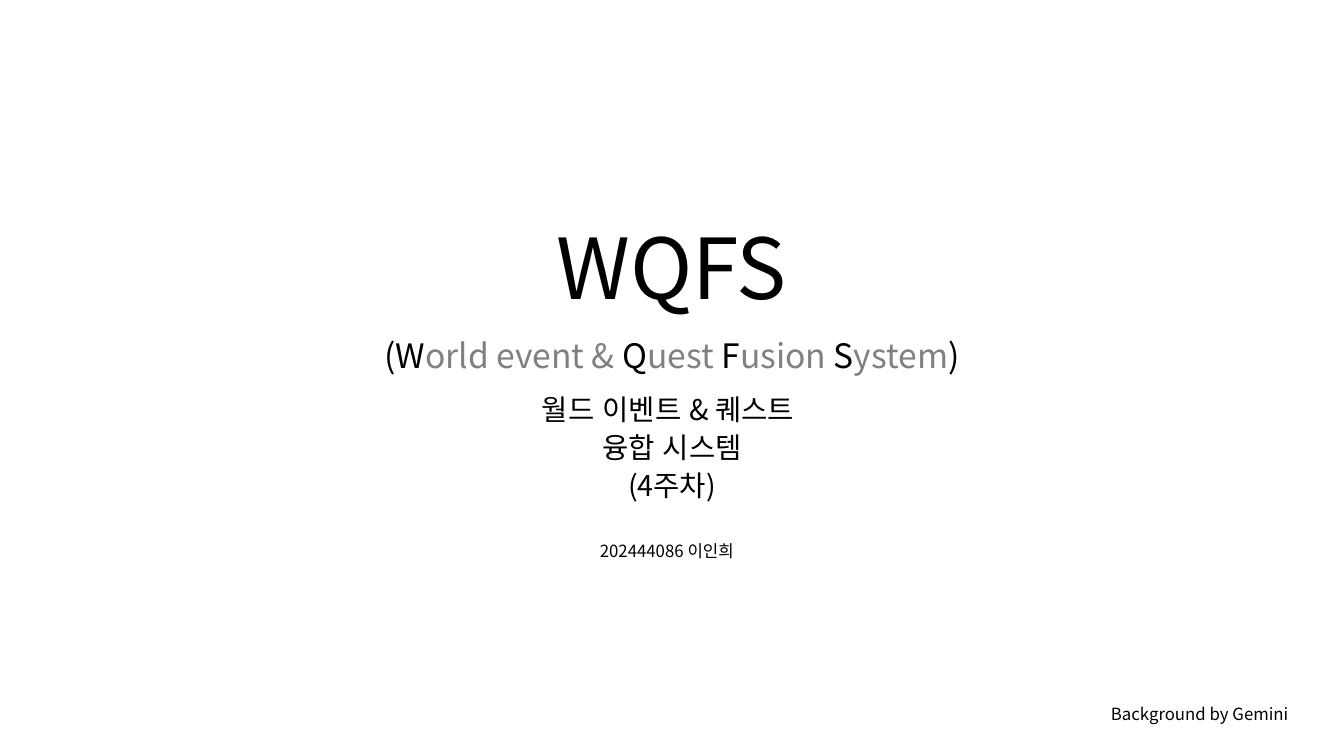
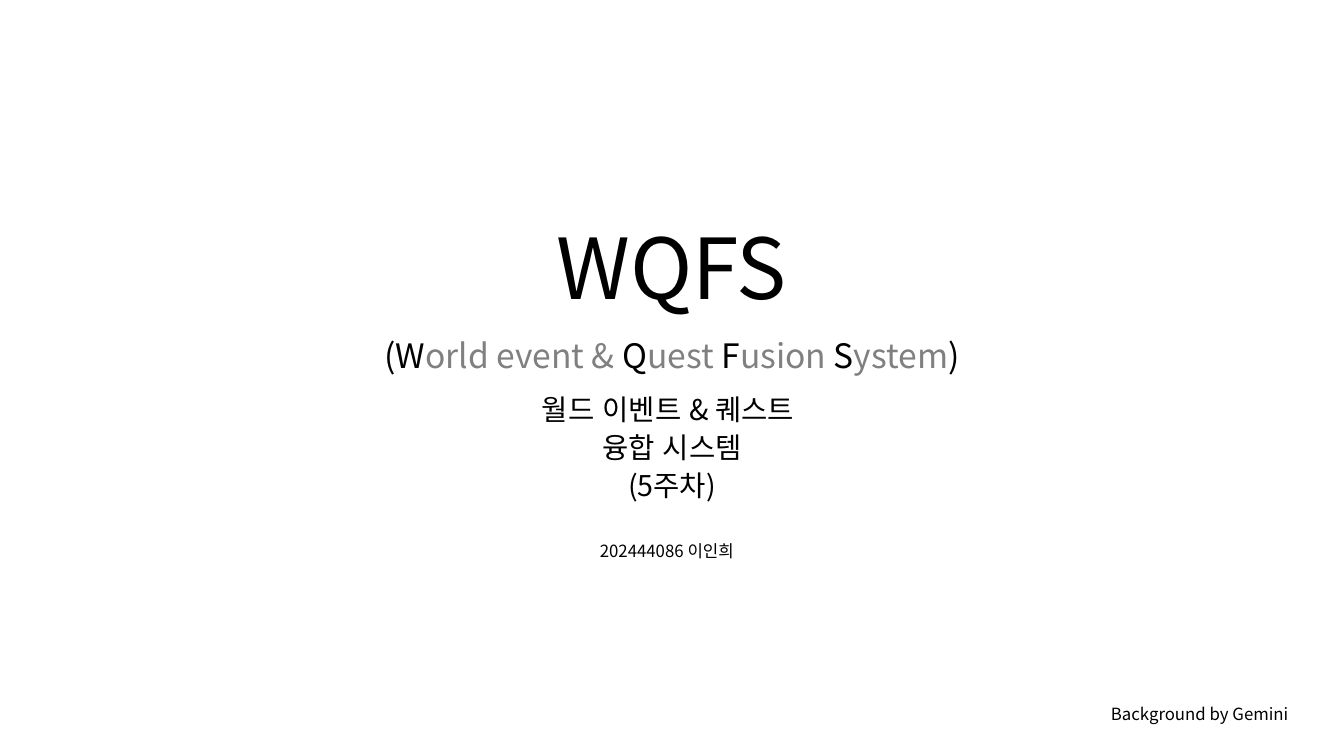
Before and after one commit to rennOobayashi/WQFS, a slide deck: slide 1 of WQFS.pptx. Drawn at 1344x756 pixels with LibreOffice and Linux fonts; fonts in the diff are those of the drawing; background and template pictures are left out. Boxes give left, top, right and bottom in pixels: in the first picture for what was removed or moved away, otherwise in the second. Text is boxed around its words. In the diff, an @@ line names an element or a change of style, - is before the commit and + after.

```diff
--- a/WQFS.pptx
+++ b/WQFS.pptx
@@ text at (628,472,716,502): text changed @@
-(4주차)
+(5주차)
```
Also in this commit, not shown: 28 other files.
